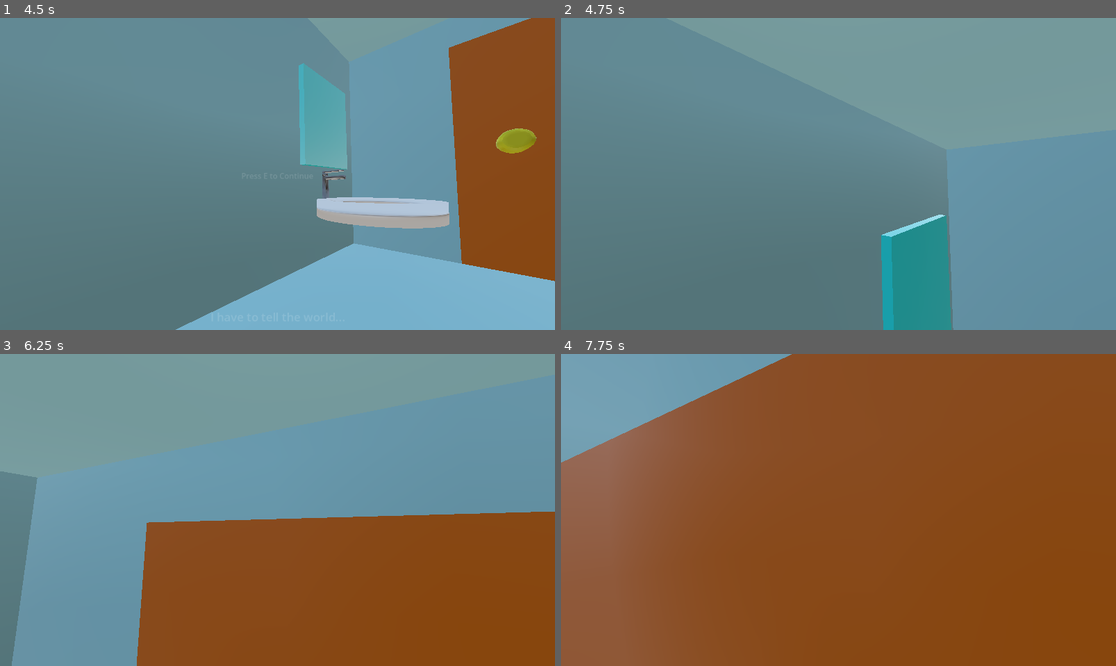
Above: before the commit, frames 1-4 (two rows, left to right).
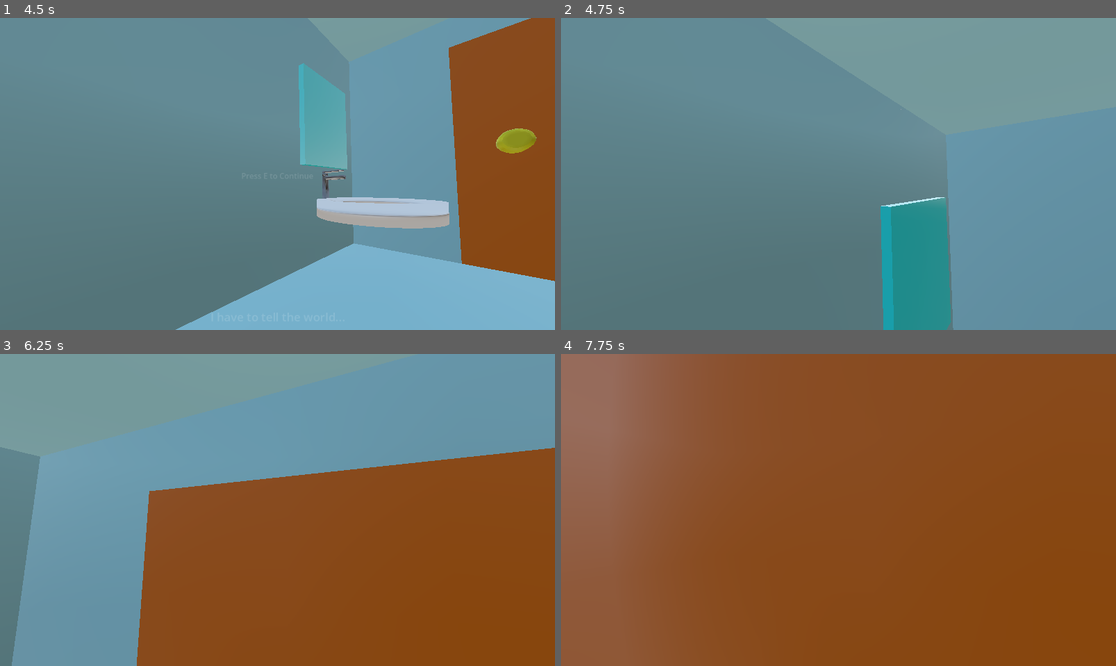
Above: after the commit, the same moments.

Repository: DabPlayZ1/Paid_Vacation
Game: Godot game, scene res://main_ig.tscn
Same seed, same stepped clock (60 frames per second), same inputs: the game is played once before the commit and once after it.
Inputs (mouse positions are in pixels of both pictures, inside the frame that each line leads up to):
- Up to frame 1 (4.5 s): tap E (E_Interact) at 0.5, 0.6, 1.25, 1.35, 2, 2.1, 2.75, 2.85, 3.5, 3.6, 4.25, 4.35 s; move the mouse to (305, 174) at 0.52 s; hold W (Move_Forward) from 0.53 s (still down); tap Space (Jump) at 0.77, 1.52, 3.02, 3.77 s; move the mouse to (249, 174) at 1.27 s; move the mouse to (288, 167) at 2.02 s; move the mouse to (271, 180) at 2.77 s; move the mouse to (316, 177) at 3.52 s; move the mouse to (233, 170) at 4.27 s
- Up to frame 2 (4.75 s): keep holding W (Move_Forward); tap Space (Jump) at 4.52 s
- Up to frame 3 (6.25 s): move the mouse to (283, 510) at 5.02 s; tap E (E_Interact) at 5.1, 5.85 s; move the mouse to (255, 503) at 5.77 s; release W (Move_Forward) at 5.78 s; hold D (Move_Right) from 5.78 s (still down); tap Space (Jump) at 6.02 s
- Up to frame 4 (7.75 s): move the mouse to (866, 510) at 6.52 s; release D (Move_Right) at 6.53 s; hold W (Move_Forward) from 6.53 s (still down); tap E (E_Interact) at 6.6, 7.35 s; tap Space (Jump) at 6.77, 7.52 s; move the mouse to (810, 510) at 7.27 s

Frame 1 is identical in both runs. In frame 2, 1.0% of the frame differs, in the area x 57-71%, y 29-100%; in frame 3, 11%, in the area x 0-100%, y 30-99%; in frame 4, 7.3%.

Commit message:
Temporary done room 1

Diff:
--- a/character.gd
+++ b/character.gd
@@ -1,10 +1,12 @@
 extends CharacterBody3D
 
+var has_hammer = false
+var has_screwdriver = false
 var sensitivity : float = 0.5
 @export var captured : bool = true
 var speed : int = 10
 var acceleration : int  = 67
-var jumpheight : int = 33
+var jumpheight : int = 25
 var gravity : int = 100
 var coyotetimer : float = 0.0
 var coyotetime : float = 0.09
@@ -40,7 +42,7 @@
 
 	if %seecast.is_colliding():
 		var target = %seecast.get_collider()
-		if target.has_method("Interact"):
+		if target != null and target.has_method("Interact"):
 			%"E interact".visible = true
 			if Input.is_action_just_pressed("E_Interact"):
 				target.Interact()
--- a/keypad_body.gd
+++ b/keypad_body.gd
@@ -1,6 +1,7 @@
 extends StaticBody3D
 
 var can_interact = true
+var correct = true
 
 var code = ""
 
@@ -23,6 +24,7 @@
 			%Player.can_move = true
 			can_interact = false
 			print("Correct")
+			%temp_hammer.show()
 		else:
 			await get_tree().create_timer(1).timeout
 			%Code.text = "Incorrect"
--- a/main_ig.tscn
+++ b/main_ig.tscn
@@ -29,6 +29,9 @@
 [ext_resource type="Texture2D" uid="uid://cyjlc6sknnvso" path="res://keypad_1_hover.png" id="26_nlr47"]
 [ext_resource type="Texture2D" uid="uid://t8fnr4m7lkpd" path="res://keypad_enterer.png" id="27_nlr47"]
 [ext_resource type="Texture2D" uid="uid://ddfgl0jj8w3l7" path="res://Time_Poster.png" id="29_o5ys2"]
+[ext_resource type="Script" uid="uid://bvc4vn33hb2e5" path="res://temp_hammer.gd" id="30_dkt1i"]
+[ext_resource type="Script" uid="uid://bijeitgg7glm0" path="res://temp_glass.gd" id="31_b4wvp"]
+[ext_resource type="Script" uid="uid://drruwd42yx4wd" path="res://temp_vents.gd" id="32_3fuil"]
 
 [sub_resource type="ProceduralSkyMaterial" id="ProceduralSkyMaterial_h71pn"]
 sky_horizon_color = Color(0.66224277, 0.6717428, 0.6867428, 1)
@@ -84,6 +87,18 @@
 
 [sub_resource type="StandardMaterial3D" id="StandardMaterial3D_b4wvp"]
 albedo_texture = ExtResource("29_o5ys2")
+
+[sub_resource type="BoxMesh" id="BoxMesh_b4wvp"]
+
+[sub_resource type="BoxShape3D" id="BoxShape3D_3fuil"]
+
+[sub_resource type="BoxMesh" id="BoxMesh_3fuil"]
+
+[sub_resource type="BoxShape3D" id="BoxShape3D_p8lip"]
+
+[sub_resource type="BoxMesh" id="BoxMesh_p8lip"]
+
+[sub_resource type="BoxShape3D" id="BoxShape3D_822o5"]
 
 [node name="Node3D" type="Node3D" unique_id=1256432373]
 
@@ -391,12 +406,55 @@
 horizontal_alignment = 1
 vertical_alignment = 1
 
-[node name="StaticBody3D2" type="StaticBody3D" parent="." unique_id=1658553342]
-
-[node name="MeshInstance3D" type="MeshInstance3D" parent="StaticBody3D2" unique_id=312523179]
+[node name="Poster" type="StaticBody3D" parent="." unique_id=1658553342]
+
+[node name="MeshInstance3D" type="MeshInstance3D" parent="Poster" unique_id=312523179]
 transform = Transform3D(-0.99999845, 0.0017453283, 8.742278e-08, 0.0017453283, 0.99999845, 0, -8.742264e-08, 1.5258145e-10, -1, -0.2667793, 2.411474, -2.9079914)
 mesh = SubResource("PlaneMesh_dkt1i")
 surface_material_override/0 = SubResource("StandardMaterial3D_b4wvp")
+
+[node name="temp_hammer" type="StaticBody3D" parent="." unique_id=160357930]
+unique_name_in_owner = true
+transform = Transform3D(1, 0, 0, 0, 1, 0, 0, 0, 1, -5.5087276, 0, -4.3575583)
+visible = false
+collision_layer = 2
+collision_mask = 2
+script = ExtResource("30_dkt1i")
+
+[node name="MeshInstance3D" type="MeshInstance3D" parent="temp_hammer" unique_id=1313138656]
+transform = Transform3D(1, 0, 0, 0, 1, 0, 0, 0, 1, 4.002214, 1.398164, 0)
+mesh = SubResource("BoxMesh_b4wvp")
+
+[node name="CollisionShape3D" type="CollisionShape3D" parent="temp_hammer" unique_id=408230551]
+transform = Transform3D(1, 0, 0, 0, 1, 0, 0, 0, 1, 4.003924, 1.3956448, 0)
+shape = SubResource("BoxShape3D_3fuil")
+
+[node name="temp_glass" type="StaticBody3D" parent="." unique_id=2140052013]
+unique_name_in_owner = true
+transform = Transform3D(1, 0, 0, 0, 1, 0, 0, 0, 1, -8.646481, 0.6074197, -1.027064)
+visible = false
+collision_layer = 2
+collision_mask = 2
+script = ExtResource("31_b4wvp")
+
+[node name="MeshInstance3D" type="MeshInstance3D" parent="temp_glass" unique_id=649911937]
+mesh = SubResource("BoxMesh_3fuil")
+
+[node name="CollisionShape3D" type="CollisionShape3D" parent="temp_glass" unique_id=1453559077]
+shape = SubResource("BoxShape3D_p8lip")
+
+[node name="temp_vents" type="StaticBody3D" parent="." unique_id=1327485406]
+unique_name_in_owner = true
+transform = Transform3D(1, 0, 0, 0, 2.462363, 0, 0, 0, 3.1153002, -9.707724, 1.1956353, 5.548774)
+collision_layer = 2
+collision_mask = 2
+script = ExtResource("32_3fuil")
+
+[node name="MeshInstance3D" type="MeshInstance3D" parent="temp_vents" unique_id=1557849842]
+mesh = SubResource("BoxMesh_p8lip")
+
+[node name="CollisionShape3D" type="CollisionShape3D" parent="temp_vents" unique_id=1805200830]
+shape = SubResource("BoxShape3D_822o5")
 
 [connection signal="pressed" from="Keypad/0" to="keypad_body" method="_on_0_pressed"]
 [connection signal="pressed" from="Keypad/9" to="keypad_body" method="_on_9_pressed"]
--- a/mirrah.gd
+++ b/mirrah.gd
@@ -7,8 +7,12 @@
 var talking = false
 
 func Interact():
+	if %Player.has_hammer == true:
+		%mirrah.hide()
+		%temp_glass.show()
+		aint_ready = false
 	if aint_ready:
-		var talking = true
+		talking = true
 		if talking == true:
 			%"E interact".hide()
 		%Dialogue.diagtext = not_ready
@@ -16,4 +20,4 @@
 		%Dialogue.dialogueon = true
 		%Player.can_move = false
 	print("Yes")
-	var talking = false
+	talking = false
--- /dev/null
+++ b/temp_glass.gd
@@ -0,0 +1,16 @@
+extends StaticBody3D
+
+var DONE : Array = [
+	"I can escape through the vents now!"
+]
+
+var fwee = false
+
+func Interact():
+	fwee = true
+	%Player.has_screwdriver = true
+	queue_free()
+	if fwee == true:
+		%Dialogue.diagtext = DONE
+		%Dialogue.dialoguenumber = -1
+		%Dialogue.dialogueon = true
--- /dev/null
+++ b/temp_hammer.gd
@@ -0,0 +1,12 @@
+extends StaticBody3D
+
+var done : Array = [
+	"Great! I can use this to break that mirror!"
+]
+
+func Interact():
+	%Player.has_hammer = true
+	%Dialogue.diagtext = done
+	%Dialogue.dialoguenumber = -1
+	%Dialogue.dialogueon = true
+	queue_free()
--- /dev/null
+++ b/temp_vents.gd
@@ -0,0 +1,8 @@
+extends StaticBody3D
+
+
+func Interact():
+	if %Player.has_screwdriver == true:
+		%temp_vents.hide()
+		print("Escaped!")
+		queue_free()
Not shown, added: temp_glass.gd.uid
Not shown, added: temp_hammer.gd.uid
Not shown, added: temp_vents.gd.uid
